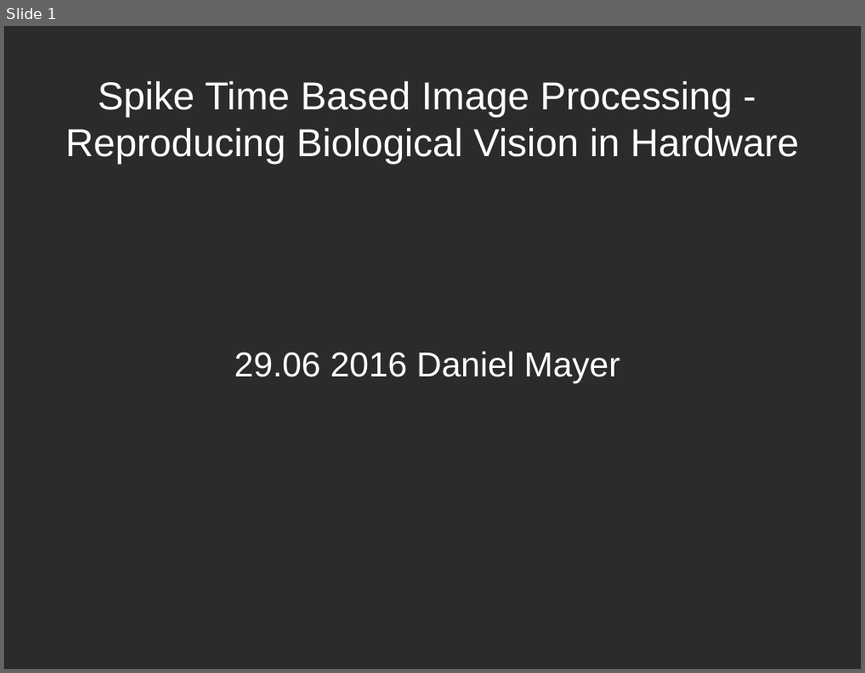
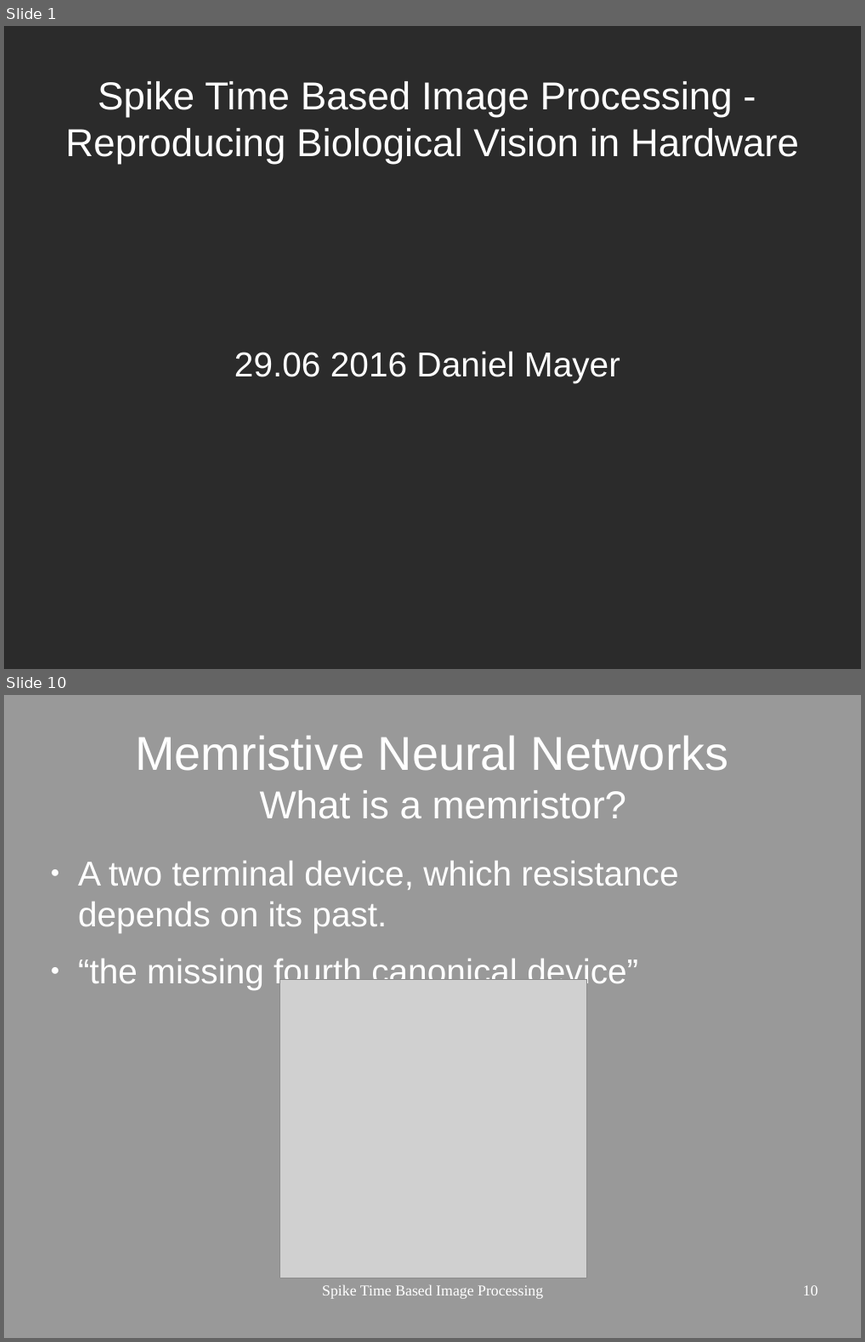
Before and after one commit to gnummig/Spike_time_dependent_plasticity, a slide deck: presentation/STDP_neuromorphics.odp. Shown one above the other, each under a label of ours: slide 1 before the commit, slides 1 and 10 after it; the slides between them are not shown. The pictures are 865x673 and 865x1342 pixels, drawn with LibreOffice and Linux fonts; fonts in the diff are those of the drawing; grey boxes stand for pictures; background and template pictures are left out; a plain dark background stands for a picture behind light text. Boxes give left, top, right and bottom in pixels: in the first picture for what was removed or moved away, otherwise in the second. Text is boxed around its words. In the diff, an @@ line names an element or a change of style, - is before the commit and + after.

```diff
--- a/presentation/STDP_neuromorphics.odp
+++ b/presentation/STDP_neuromorphics.odp
@@ slide 10 added at (x1=4, y1=695, x2=861, y2=1338), background #999999 @@
@@ title added at (x1=135, y1=735, x2=729, y2=819), 44 pt, text #FFFFFF @@
+Memristive Neural Networks
+What is a memristor?
@@ text added at (x1=78, y1=860, x2=678, y2=990), 32 pt, text #FFFFFF @@
+● A two terminal device, which resistance depends on its past.
+● “the missing fourth canonical device”
@@ picture added at (x1=279, y1=980, x2=587, y2=1278) @@
@@ text added at (x1=322, y1=1285, x2=543, y2=1299), 14 pt, text #FFFFFF @@
+Spike Time Based Image Processing
@@ page number added at (x1=803, y1=1285, x2=818, y2=1295), 14 pt, text #FFFFFF @@
+10
```
Also in this commit, not shown: 6 slides changed, 7 other slides added, 1 slide removed, 7 other files.
